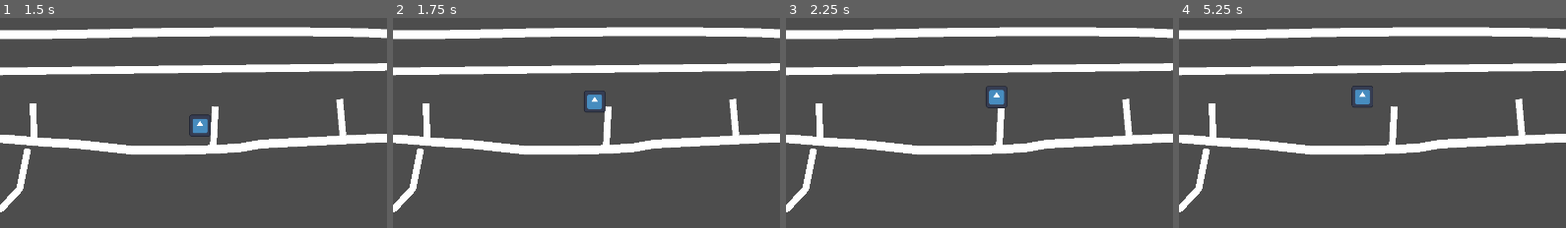
Above: before the commit, frames 1-4 (left to right).
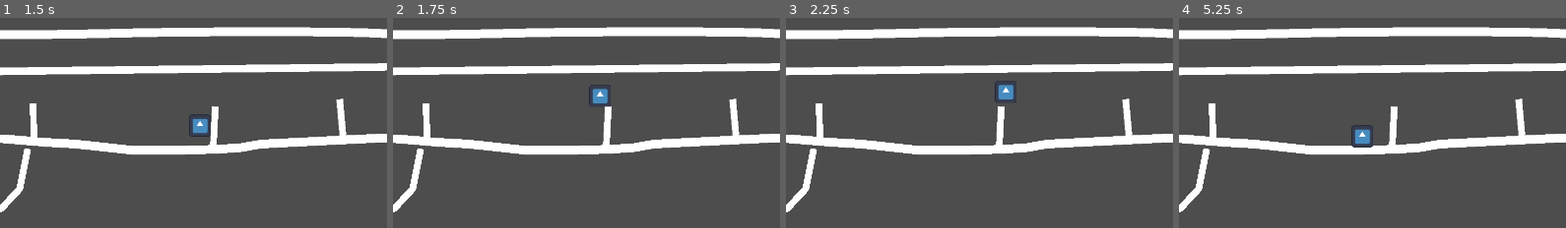
Above: after the commit, the same moments.

Repository: simenhs/piratsyltetoey
Game: Godot game, scene res://scenes/level1/level1.tscn
Two runs of this game, one before a commit and one after it. Both use one fixed random seed, a clock stepped at 60 frames per second and the inputs below. The engine's default icon, where the game draws it, is replaced by a stand-in: a white triangle on a blue panel in a dark square.
Inputs:
- Up to frame 1 (1.5 s): tap Enter at 0.5 s; hold D (right) from 0.53 s (still down); tap Space (jump) at 0.6, 0.77, 1.07 s; tap Shift (dash) at 1.35 s
- Up to frame 2 (1.75 s): keep holding D (right); tap Space (jump) at 1.52, 1.55 s
- Up to frame 3 (2.25 s): tap Space (jump) at 1.82, 2.1 s; release D (right) at 2.03 s; hold A (left) from 2.03 s (still down)
- Up to frame 4 (5.25 s): release A (left) at 2.78 s; hold D (right) 2.78-4.28 s; tap Shift (dash) at 2.85, 4.35 s; tap Space (jump) at 3.02, 3.05, 3.32, 3.6, 3.77, 4.07, 4.52, 4.55, 4.82, 5.1 s; hold A (left) 4.28-5.03 s; hold D (right) from 5.03 s (still down)
The pictures show only the part of the screen within x 42-92%, y 0-50%; the shares and areas given below are measured in that part.

Frame 1 is identical in both runs. In frame 2, 0.5% of the frame differs, in the area x 49-57%, y 31-45%; in frame 3, 0.6%; in frame 4, 0.8%, in the area x 44-51%, y 32-62%.

Commit message:
adde jump buffering, so player jump even if hi hit spacebar a before he hits is on the ground

Diff:
--- a/godot/scenes/level1/player/player.gd
+++ b/godot/scenes/level1/player/player.gd
@@ -12,13 +12,17 @@
 
 
 @onready var coyote_timer: Timer = %CoyoteTimer
+@onready var jump_buffer_timer: Timer = %JumpBufferTimer
 
 func _physics_process(delta: float) -> void:
 	_move(delta)
 
 	if is_on_floor():
 		coyote_timer.start() # starts timer that allows the player to jump a short period after running of platform
-	if Input.is_action_just_pressed("jump"):
+	else :
+		if Input.is_action_just_pressed("jump"):
+			jump_buffer_timer.start()
+	if Input.is_action_just_pressed("jump") or not jump_buffer_timer.is_stopped():
 		_jump(delta)
 
 	_fall_down(delta)
@@ -30,10 +34,10 @@
 
 
 func _jump(delta : float):
-
 	if not coyote_timer.is_stopped():
 		velocity.y = JUMP_VELOCITY
 		coyote_timer.stop()
+
 
 	if is_on_wall():
 		velocity.y = JUMP_VELOCITY
--- a/godot/scenes/level1/player/player.tscn
+++ b/godot/scenes/level1/player/player.tscn
@@ -21,3 +21,8 @@
 unique_name_in_owner = true
 wait_time = 0.5
 one_shot = true
+
+[node name="JumpBufferTimer" type="Timer" parent="."]
+unique_name_in_owner = true
+wait_time = 0.1
+one_shot = true
